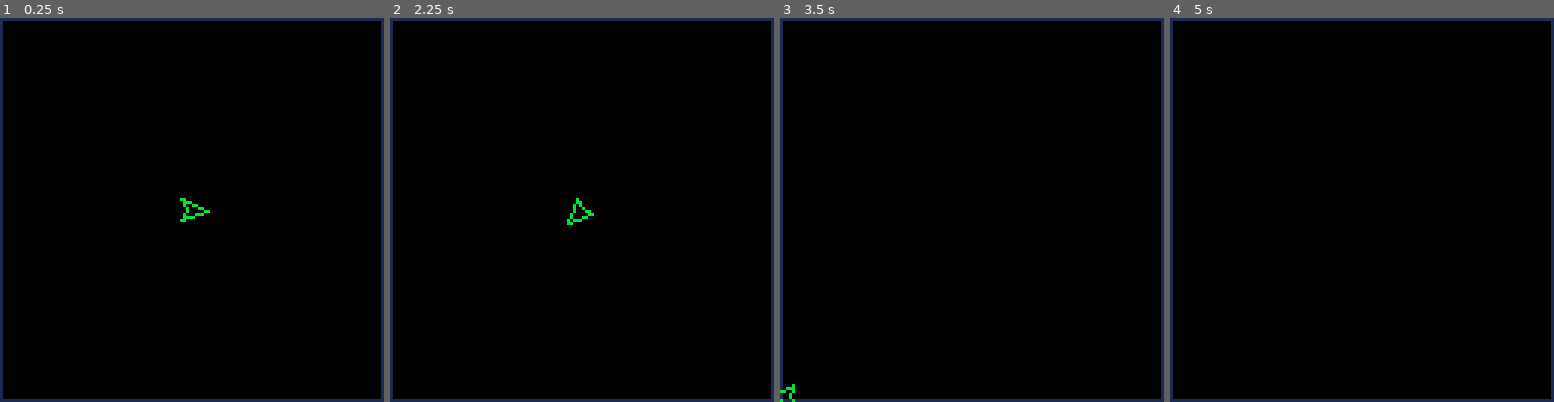
Above: before the commit, frames 1-4 (left to right).
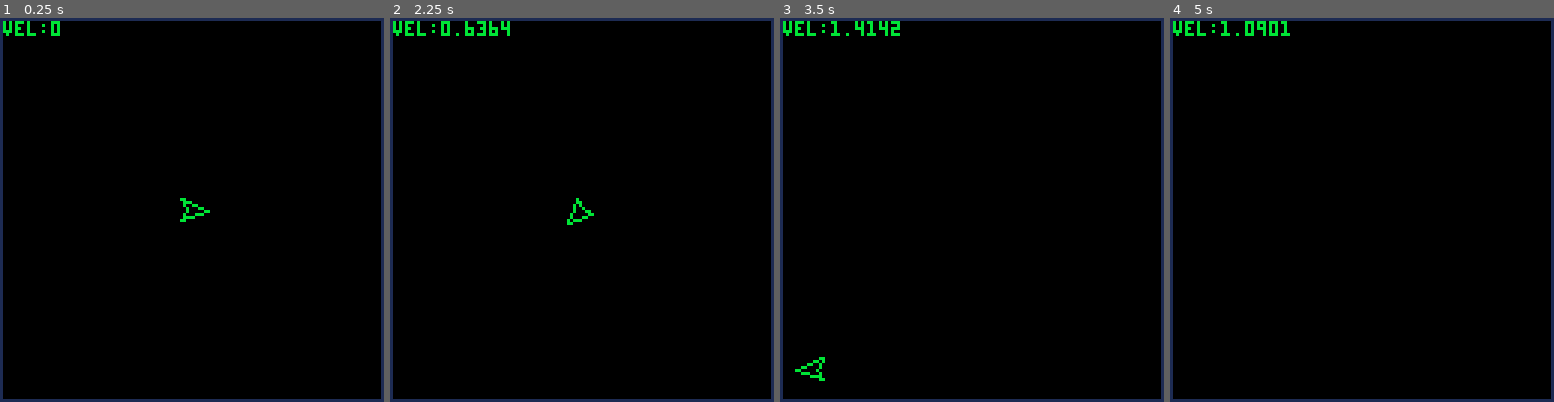
Above: after the commit, the same moments.

Repository: zelmano/p8_3pew
Game: PICO-8 cartridge main.p8
Same seed, same stepped clock (60 frames per second), same inputs: the game is played once before the commit and once after it.
Inputs:
- Up to frame 1 (0.25 s): no input
- Up to frame 2 (2.25 s): hold Right 1.6-2.1 s; hold Up from 2.15 s (still down)
- Up to frame 3 (3.5 s): release Up at 2.42 s; hold Right 2.47-3.03 s; hold Left from 3.08 s (still down)
- Up to frame 4 (5 s): release Left at 3.58 s; hold Right 4.02-4.68 s; hold Up from 4.73 s (still down)

The runs differ from the first frame. In frame 1, 0.3% of the frame differs, in the area x 0-16%, y 0-5%; in frame 2, 0.5%; in frame 3, 0.7%, in the area x 0-32%, y 0-100%; in frame 4, 0.5%.

Commit message:
add velocity capping

Diff:
--- a/main.p8
+++ b/main.p8
@@ -17,6 +17,7 @@
 rsp=0.0125--rotation speed
 acl=0.075--each frame v+=acl
 drg=0.025--friction each frame
+vto=0.25--velocity threshold
 
 col=11
 debugcol=8
@@ -38,6 +39,8 @@
 	local pbx=flr(x+cos(rot+0.5)*2)
 	local pby=flr(y+sin(rot+0.5)*2)
 
+	vel=0
+
 	--draw on screen
 	rect(0,0,127,127,1)
 
@@ -47,6 +50,8 @@
 	line(pfx,pfy,prx,pry,col)
 	line(plx,ply,pbx,pby,col)
 	line(pbx,pby,prx,pry,col)
+	vel=abs(vx)+abs(vy)
+	print("vel:"..vel,1,1)
 end
 
 -->8
@@ -60,11 +65,18 @@
 		rot-=rsp
 	end
 	--acceleration
-
 	if btn(2) then
 		vx+=cos(rot)*acl
 		vy+=sin(rot)*acl
+		vel=abs(vx)+abs(vy)
+		--velocity capping
+		if(vel>1)then
+			local d=atan2(vx,vy)
+			vx=cos(d)
+			vy=sin(d)
+		end
 	end
+
 	--movement
 	x+=vx
 	y+=vy
